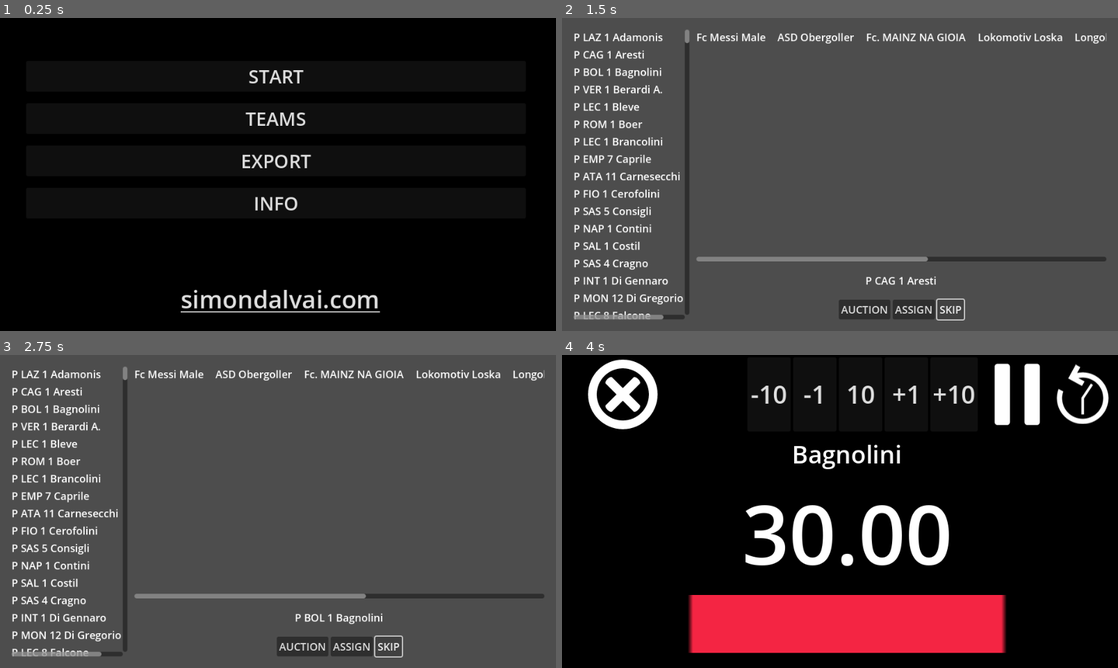
Above: before the commit, frames 1-4 (two rows, left to right).
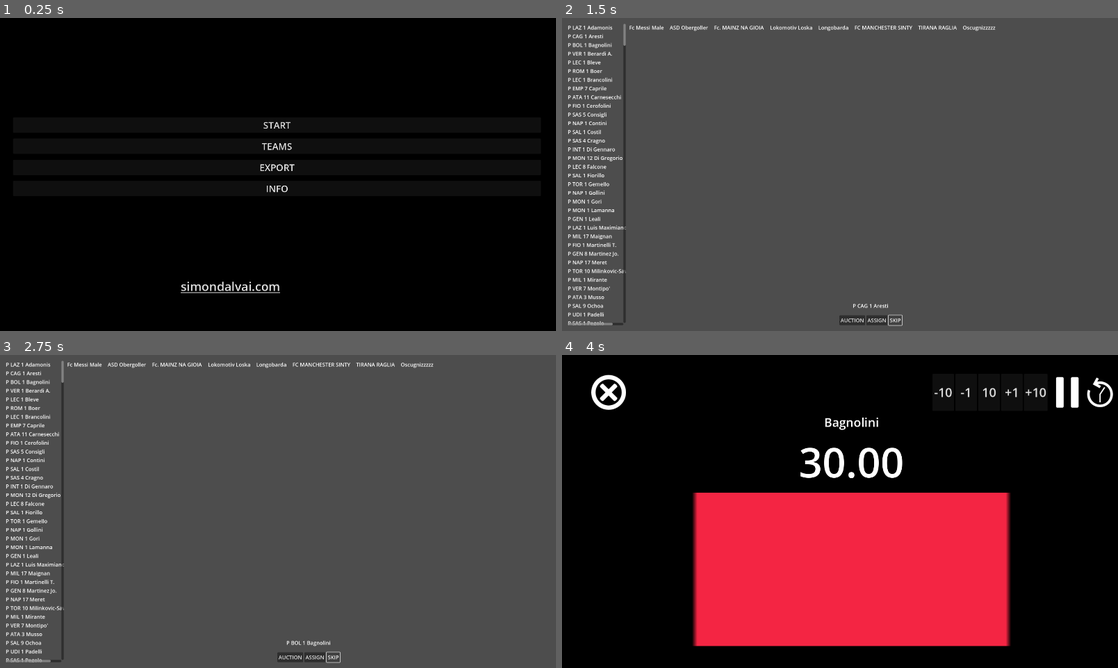
Above: after the commit, the same moments.

Repository: dulvui/condor
Game: Godot game, scene res://src/menu/Menu.tscn
Two runs of this game, one before a commit and one after it. Both use one fixed random seed, a clock stepped at 60 frames per second and the inputs below. Sound files missing from this copy of the repository are replaced by a short silence.
Inputs (mouse positions are in pixels of both pictures, inside the frame that each line leads up to; where the layout moved, square brackets give the same spot in the first picture):
- Up to frame 1 (0.25 s): no input
- Up to frame 2 (1.5 s): click "START" at 0.5 s; click "SKIP" at 1.25 s
- Up to frame 3 (2.75 s): click "SKIP" at 2 s
- Up to frame 4 (4 s): click "AUCTION" at 2.75 s; click (1101, 392) [1084, 395] at 3.5 s

The runs differ from the first frame. In frame 1, 2.5% of the frame differs, in the area x 32-69%, y 16-95%; in frame 2, 9.3%; in frame 3, 9.4%; in frame 4, 26%, in the area x 4-100%, y 1-96%.

Commit message:
change resolution to 1920x1080

Diff:
--- a/app/project.godot
+++ b/app/project.godot
@@ -21,8 +21,8 @@
 
 [display]
 
-window/size/viewport_width=960
-window/size/viewport_height=540
+window/size/viewport_width=1920
+window/size/viewport_height=1080
 window/stretch/mode="viewport"
 
 [gui]
